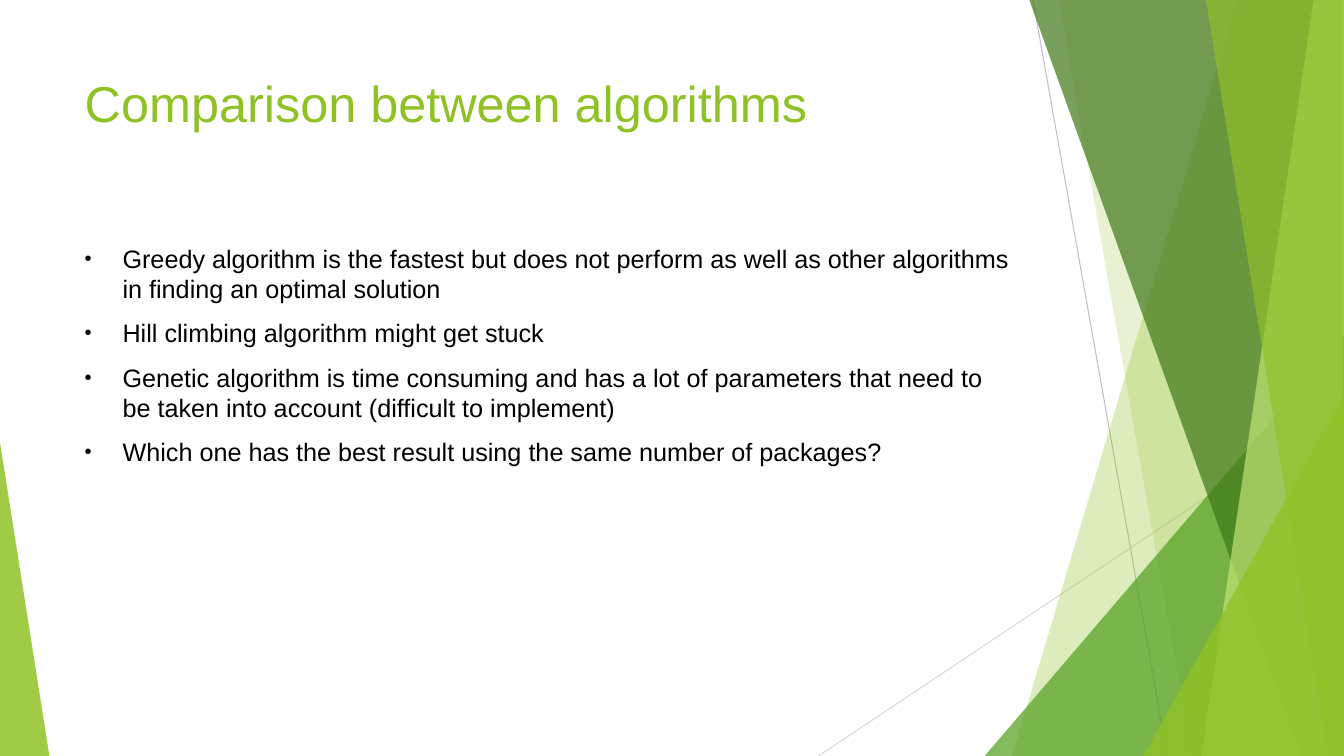
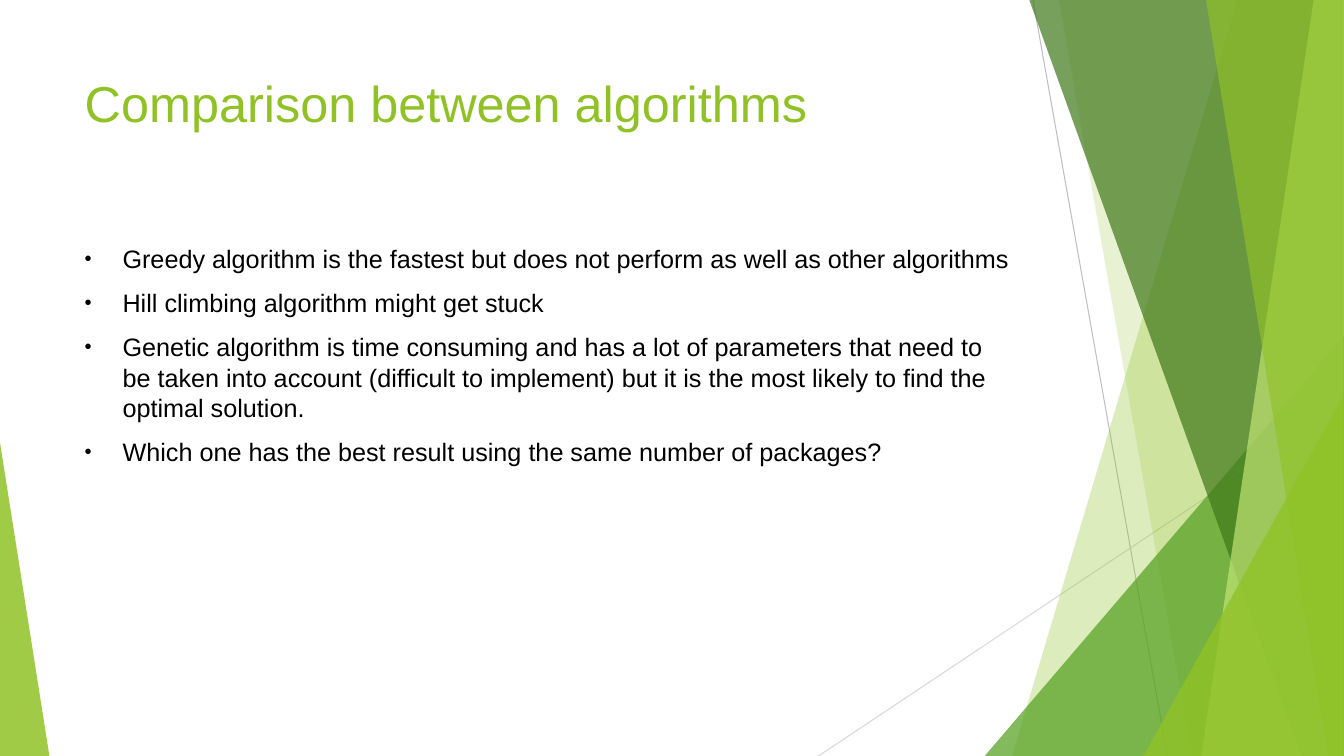
Before and after one commit to swengeler/PP3, a slide deck: slide 16 of Report, presentation and related stuff/Knapsack_problem.pptx (slide 14 before the commit). Drawn at 1344x756 pixels with LibreOffice and Linux fonts; fonts in the diff are those of the drawing. Boxes give left, top, right and bottom in pixels: in the first picture for what was removed or moved away, otherwise in the second. Text is boxed around its words. In the diff, an @@ line names an element or a change of style, - is before the commit and + after.

Commit message:
Added the experiments and results of the greedy algorithm for the presentation

```diff
--- a/Report, presentation and related stuff/Knapsack_problem.pptx
+++ b/Report, presentation and related stuff/Knapsack_problem.pptx
@@ text at [123,249,1008,274]: text changed @@
-• Greedy algorithm is the fastest but does not perform as well as other algorithms in finding an optimal solution
+• Greedy algorithm is the fastest but does not perform as well as other algorithms
@@ text at [123,337,986,423]: text changed @@
-• Genetic algorithm is time consuming and has a lot of parameters that need to be taken into account (difficult to implement)
+• Genetic algorithm is time consuming and has a lot of parameters that need to be taken into account (difficult to implement) but it is the most likely to find the optimal solution.
```
Also in this commit, not shown: 6 other slides changed, 4 slides added, 2 slides removed.
